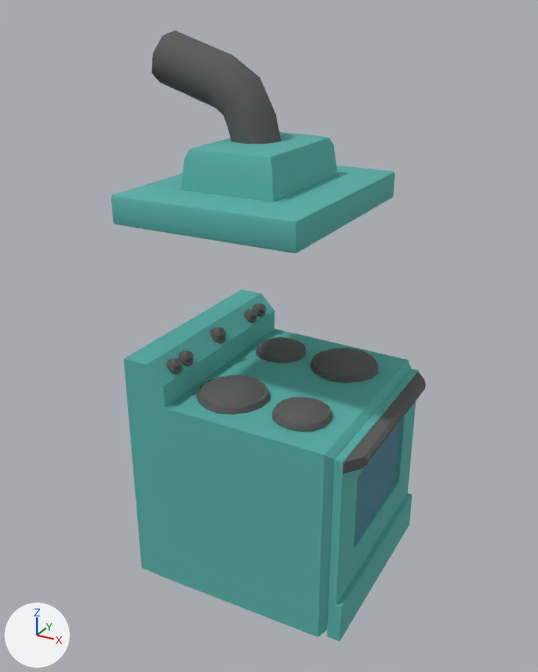
What one commit did to the FBX model Ripple Effect/Assets/Resources/Models/RoomModels/RE_RKitchenStove.FBX.
Rendered twice from a camera (50 mm lens) standing at (1.78, -3.37, 3.09) and looking at (-0.05, -0.05, 1.43). The lights are fixed; the arrows at lower left show +X, +Y and +Z. Where no turn or scale is listed for an object, it has been applied to the vertices.

Names of what the first picture shows: 'RE_RKitchenStove'.
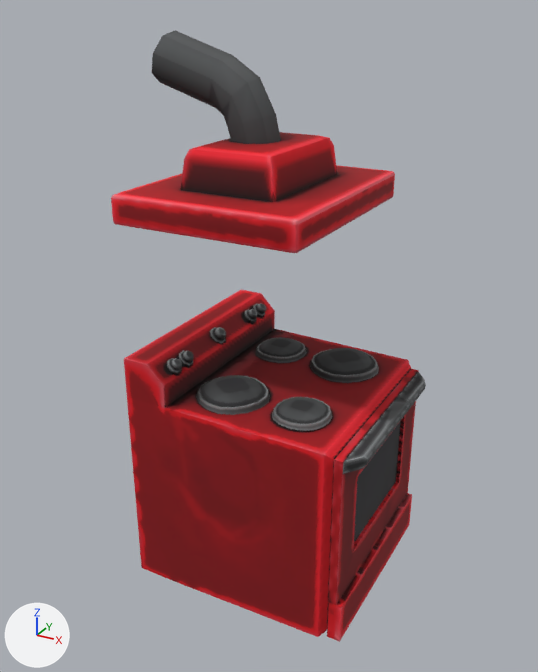
Location of each change, [x1, y1, x2, y2] in pixels of the pictures (538 x 672 px):
'RE_RKitchenStove', surface changed (cyan to red): [111, 52, 426, 642] in both
part 1 of me_mesh, surface changed (cyan to red): [111, 31, 426, 642] in both

What the commit changed:
Picture 'Albedo_Glass.png' (img_albedo_glass_png) is new.
Picture 'Albedo_Porcilain.png' (img_albedo_porcilain_png) is new.
Picture 'Albedo_Metal.png' (img_albedo_metal_png) is new.
In material 'Metal' (mat_metal), base_color is no longer (0.106, 0.106, 0.106), dark grey #5c5c5c.
In material 'Metal' (mat_metal), texture is now set to img_albedo_metal_png, with its transparency.
In material 'Porcilain' (mat_porcilain), base_color is no longer (0.0941, 0.439, 0.396), cyan #56b1a9.
In material 'Porcilain' (mat_porcilain), texture is now set to img_albedo_porcilain_png, with its transparency.
In material 'Glass' (mat_glass), base_color is no longer (0.0706, 0.22, 0.302), cyan #4b8195.
In material 'Glass' (mat_glass), texture is now set to img_albedo_glass_png, with its transparency.
me_mesh has 798 vertices, 738 faces and spans x -0.72..0.72, y -0.61..0.61, z -0.01..2.99.
me_mesh is used by ob_re_rkitchenstove; location (0.0, 0.0, 0.0).
me_mesh part 1: texture (UV) coordinates of 735 of 738 faces, centred in x -0.62..0.72, y -0.61..0.61, z -0.01..2.92, changed; they spanned u 0.0..1.0, v 0.0..1.0 and now span u 0.0..1.0, v 0.01..1.0.
